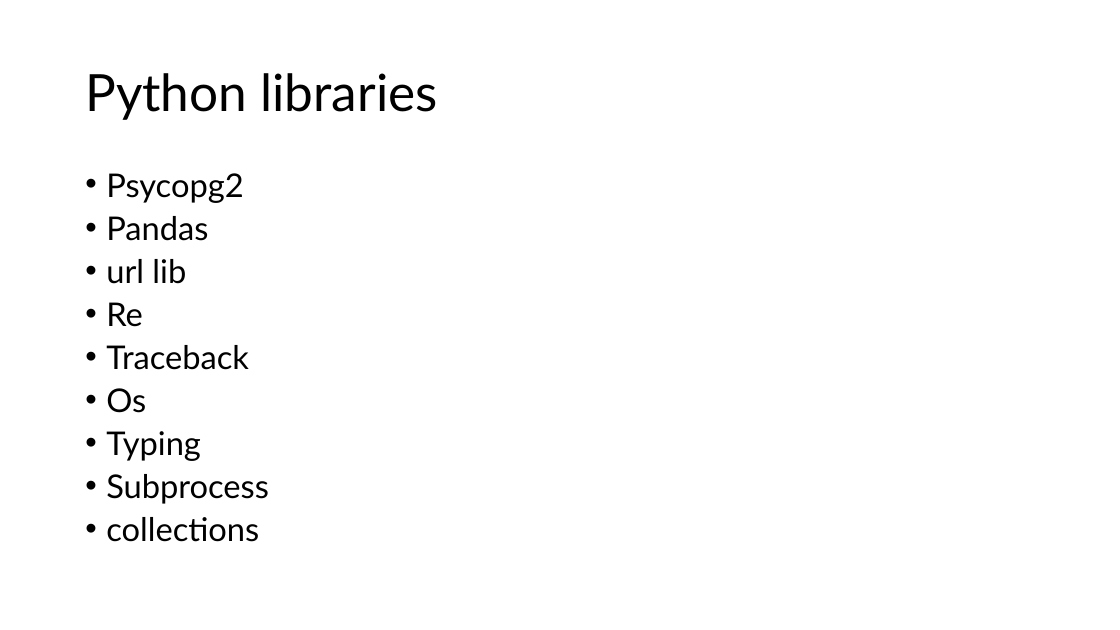
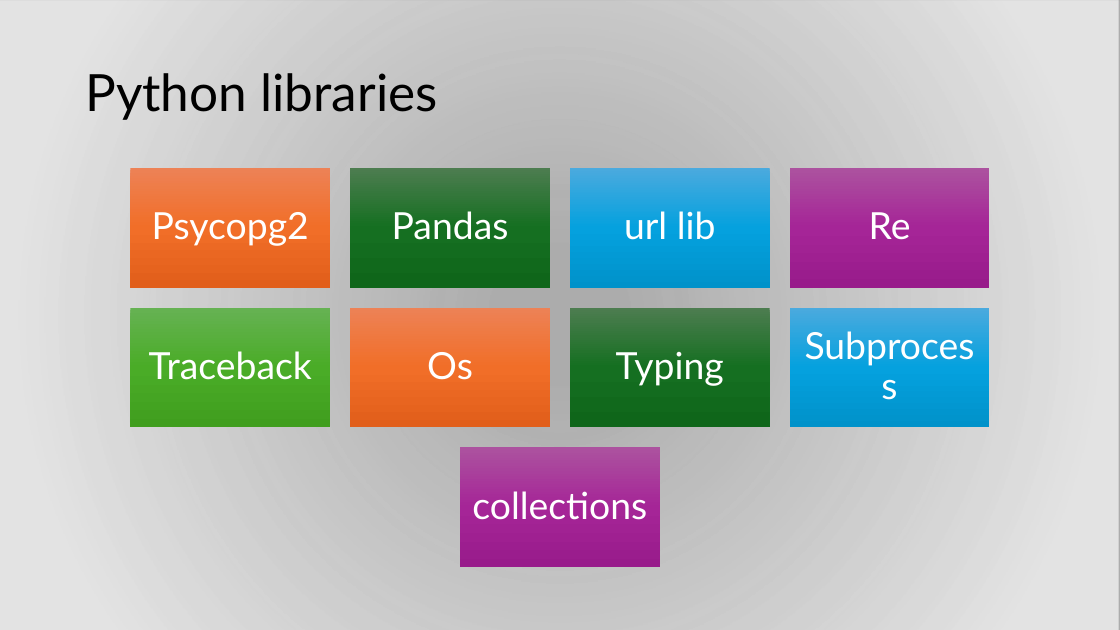
Before and after one commit to iliaanaa/genekor, a slide deck: slide 6 of genekor.pptx (slide 4 before the commit). Drawn at 1120x630 pixels with LibreOffice and Linux fonts; fonts in the diff are those of the drawing; background and template pictures are left out; a plain dark background stands for a picture behind light text. Boxes give left, top, right and bottom in pixels: in the first picture for what was removed or moved away, otherwise in the second. Text is boxed around its words. In the diff, an @@ line names an element or a change of style, - is before the commit and + after.

```diff
--- a/genekor.pptx
+++ b/genekor.pptx
@@ background #FFFFFF to picture (left out) @@
@@ rectangle added at (0, 0, 1120, 630), fill gradient #E8E8E8 @@
@@ text removed at (106, 173, 269, 542) @@
-• Psycopg2
-• Pandas
-• url lib
-• Re
-• Traceback
-• Os
-• Typing
-• Subprocess
-• collections
@@ group added at (130, 168, 990, 568): 9 rectangles, 9 texts @@
+Psycopg2
+Pandas
+url lib
+Re
+Traceback
+Os
+Typing
+Subprocess
+collections
```
Also in this commit, not shown: 2 other slides changed, 3 slides added, 1 slide removed.
